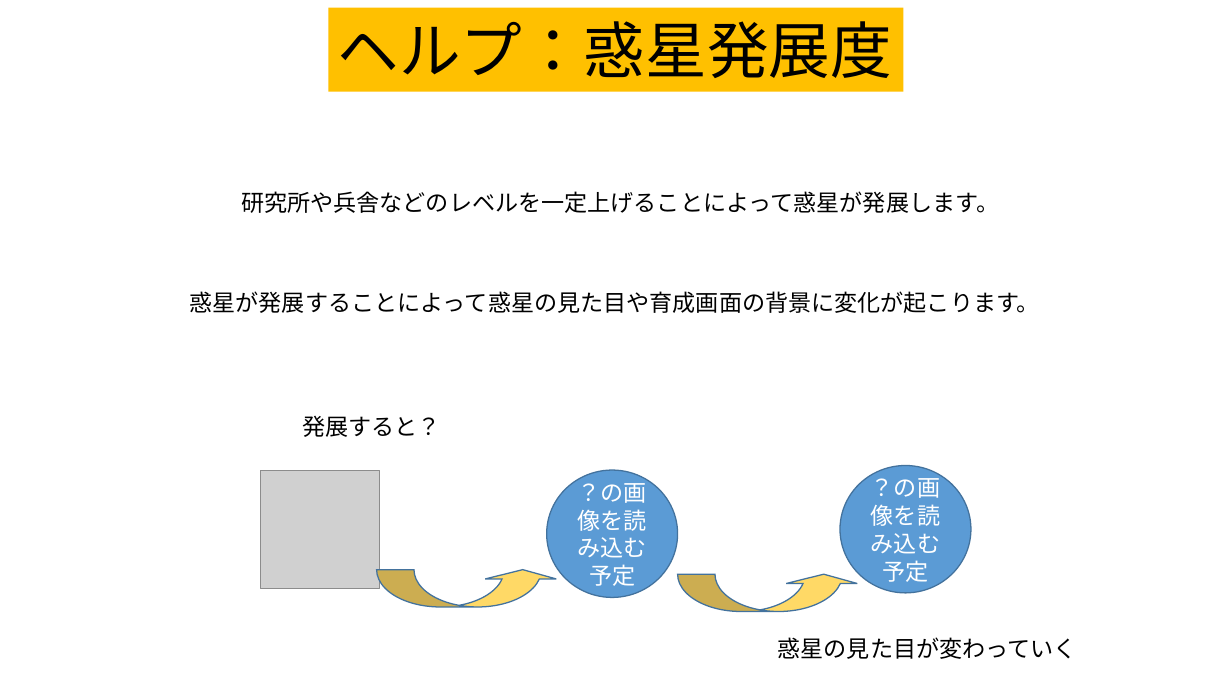
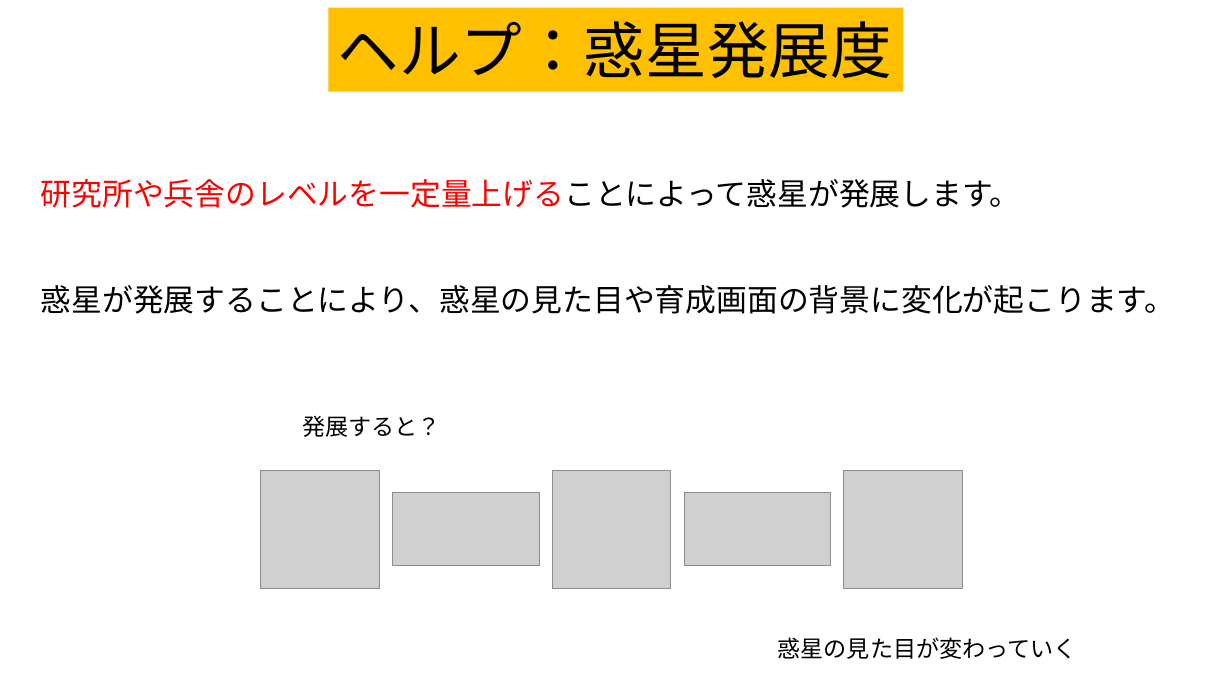
Before and after one commit to team556/team, a slide deck: slide 14 of 説明文.pptx. Drawn at 1232x693 pixels with LibreOffice and Linux fonts; fonts in the diff are those of the drawing; grey boxes stand for pictures. Boxes give left, top, right and bottom in pixels: in the first picture for what was removed or moved away, otherwise in the second. Text is boxed around its words. In the diff, an @@ line names an element or a change of style, - is before the commit and + after.

Commit message:
ヘルプ画面のパワポの方の画像を新しいものに変更 ※ゲーム内ヘルプの方の画像も変更しようとしたが パワポのバージョンの違いにより表示方法が変わっていて現在のコードにそのまま適用は出来ないので断念

```diff
--- a/説明文.pptx
+++ b/説明文.pptx
@@ text at [41,179,1021,208]: text changed; size 18 to 24 pt; text colour #000000 to #FF0000 @@
-研究所や兵舎などのレベルを一定上げることによって惑星が発展します。
+研究所や兵舎のレベルを一定量上げることによって惑星が発展します。
@@ text at [41,285,1176,314]: text changed; size 18 to 24 pt @@
-惑星が発展することによって惑星の見た目や育成画面の背景に変化が起こります。
+惑星が発展することにより、惑星の見た目や育成画面の背景に変化が起こります。
@@ group added at [393,470,962,589]: 4 pictures @@
@@ group removed at [377,466,971,611]: 2 ellipses, 2 curved up arrows @@
-？の画像を読み込む予定
-？の画像を読み込む予定
```
Also in this commit, not shown: 6 other slides changed, 2 other files.
